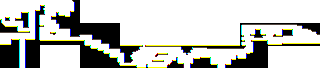
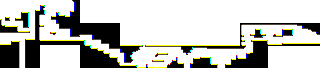
Layered file, before and after one edit (320 × 68). Changes by layer:
painted on "Layer 2" over [1, 23, 251, 42]
